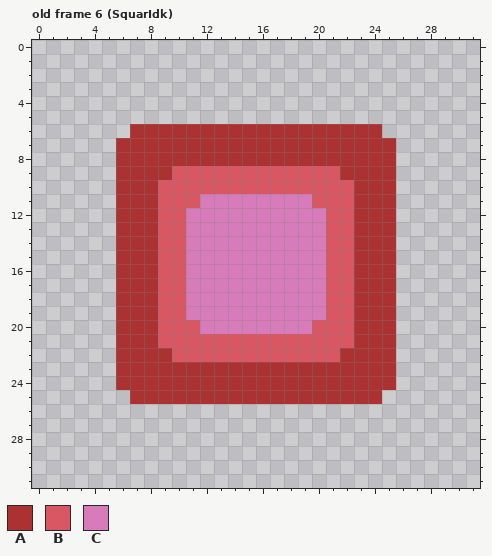
Pixel-art file -- Test/squar.aseprite. Above, as it was before the edit.
32x32 pixels, 6 frames. Shown: old frame 6 (SquarIdk).
Palette (. is transparent): A #ac3232  B #d95763  C #d77bba
Pixels before, old frame 6 (SquarIdk), first column x 6:
 6 .AAAAAAAAAAAAAAAAAA.
 7 AAAAAAAAAAAAAAAAAAAA
 8 AAAAAAAAAAAAAAAAAAAA
 9 AAAABBBBBBBBBBBBAAAA
10 AAABBBBBBBBBBBBBBAAA
11 AAABBBCCCCCCCCBBBAAA
12 AAABBCCCCCCCCCCBBAAA
13 AAABBCCCCCCCCCCBBAAA
14 AAABBCCCCCCCCCCBBAAA
15 AAABBCCCCCCCCCCBBAAA
16 AAABBCCCCCCCCCCBBAAA
17 AAABBCCCCCCCCCCBBAAA
18 AAABBCCCCCCCCCCBBAAA
19 AAABBCCCCCCCCCCBBAAA
20 AAABBBCCCCCCCCBBBAAA
21 AAABBBBBBBBBBBBBBAAA
22 AAAABBBBBBBBBBBBAAAA
23 AAAAAAAAAAAAAAAAAAAA
24 AAAAAAAAAAAAAAAAAAAA
25 .AAAAAAAAAAAAAAAAAA.
The same view after the edit:
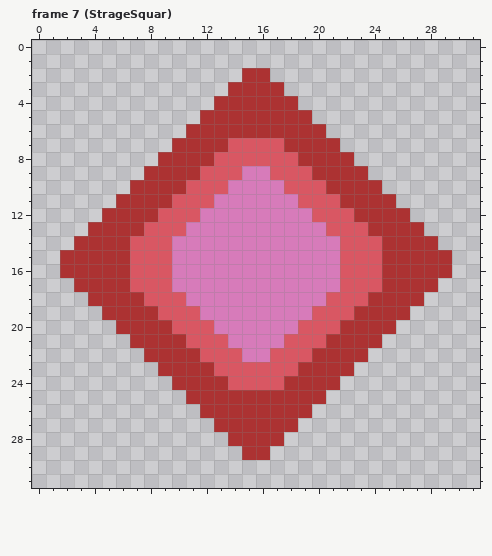
A new or re-ordered frame is compared with the old frame closest to it.
Difference:
frames 6 -> 7
Frame 7 (StrageSquar) is new; against old frame 6 (SquarIdk):
y 2: x 15..16 .. -> AA
y 3: x 14..17 .... -> AAAA
y 4: x 13..18 ...... -> AAAAAA
y 5: x 12..19 ........ -> AAAAAAAA
y 6: x 7..10 AAAA -> ....; x 21..24 AAAA -> ....
y 7: x 6..9 AAAA -> ....; x 14..17 AAAA -> BBBB; x 22..25 AAAA -> ....
y 8: x 6..8 AAA -> ...; x 13..18 AAAAAA -> BBBBBB; x 23..25 AAA -> ...
y 9: x 6..7 AA -> ..; x 10..11 BB -> AA; x 15..16 BB -> CC; x 20..21 BB -> AA; x 24..25 AA -> ..
y 10: x 6 A -> .; x 9..10 BB -> AA; x 14..17 BBBB -> CCCC; x 21..22 BB -> AA; x 25 A -> .
y 11: x 9 B -> A; x 12 C -> B; x 19 C -> B; x 22 B -> A
y 12: x 5 . -> A; x 11 C -> B; x 20 C -> B; x 26 . -> A
y 13: x 4..5 .. -> AA; x 8 A -> B; x 23 A -> B; x 26..27 .. -> AA
y 14: x 3..5 ... -> AAA; x 7..8 AA -> BB; x 10 B -> C; x 21 B -> C; x 23..24 AA -> BB; x 26..28 ... -> AAA
y 15..16: x 2..5 .... -> AAAA; x 7..8 AA -> BB; x 10 B -> C; x 21 B -> C; x 23..24 AA -> BB; x 26..29 .... -> AAAA
y 17: x 3..5 ... -> AAA; x 7..8 AA -> BB; x 10 B -> C; x 21 B -> C; x 23..24 AA -> BB; x 26..28 ... -> AAA
y 18: x 4..5 .. -> AA; x 8 A -> B; x 23 A -> B; x 26..27 .. -> AA
y 19: x 5 . -> A; x 11 C -> B; x 20 C -> B; x 26 . -> A
y 20: x 9 B -> A; x 12 C -> B; x 19 C -> B; x 22 B -> A
y 21: x 6 A -> .; x 9..10 BB -> AA; x 14..17 BBBB -> CCCC; x 21..22 BB -> AA; x 25 A -> .
y 22: x 6..7 AA -> ..; x 10..11 BB -> AA; x 15..16 BB -> CC; x 20..21 BB -> AA; x 24..25 AA -> ..
y 23: x 6..8 AAA -> ...; x 13..18 AAAAAA -> BBBBBB; x 23..25 AAA -> ...
y 24: x 6..9 AAAA -> ....; x 14..17 AAAA -> BBBB; x 22..25 AAAA -> ....
y 25: x 7..10 AAAA -> ....; x 21..24 AAAA -> ....
y 26: x 12..19 ........ -> AAAAAAAA
y 27: x 13..18 ...... -> AAAAAA
y 28: x 14..17 .... -> AAAA
y 29: x 15..16 .. -> AA
Where, in picture pixels (left, top, right, bottom), the same in both pictures:
changed: (60, 68, 452, 460)
